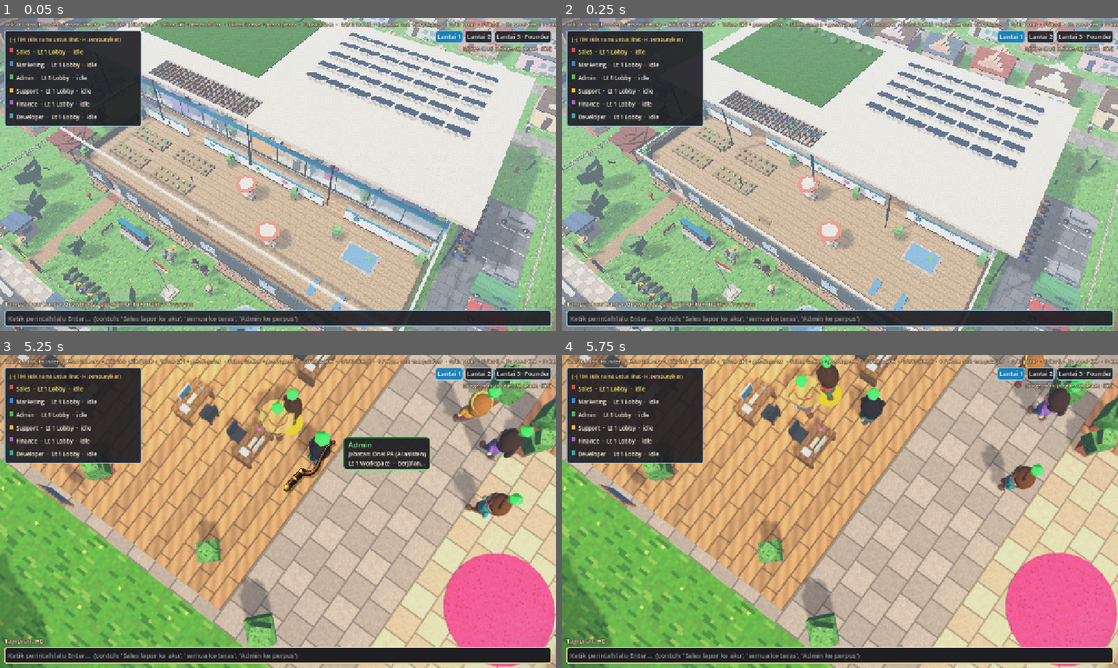
Above: before the commit, frames 1-4 (two rows, left to right).
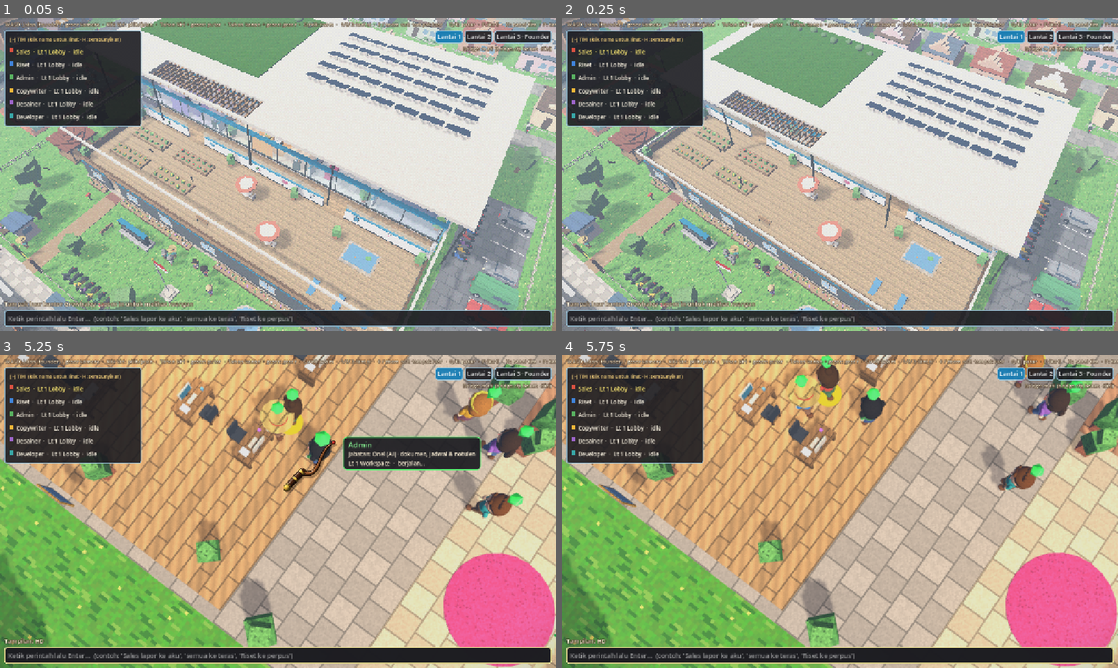
Above: after the commit, the same moments.

Repository: growhaleystudio-create/virtual-office
Game: Godot game, scene res://main.tscn
Same seed, same stepped clock (60 frames per second), same inputs: the game is played once before the commit and once after it.
Inputs (mouse positions are in pixels of both pictures, inside the frame that each line leads up to):
- Up to frame 1 (0.05 s): no input
- Up to frame 2 (0.25 s): no input
- Up to frame 3 (5.25 s): click (278, 655) at 0.52 s; type "12" at 0.6 s; click "[–] TIM (klik nama untuk liha…" at 1.25 s; click "[+] TIM (6) · H: tampilkan" at 2 s; click "Sales · Lt 1 Lobby · idle" at 2.75 s; tap Enter at 3.5, 3.6 s; move the mouse to (400, 495) at 3.52 s; hold Right 3.53-4.25 s; click (400, 495) at 3.67 s; drag from (166, 527) to (250, 574) at 4.27 s; move the mouse to (333, 442) at 5.02 s; hold Right from 5.03 s (still down); tap P at 5.1 s
- Up to frame 4 (5.75 s): keep holding Right

The runs differ from the first frame. In frame 1, 0.5% of the frame differs, in the area x 3-54%, y 14-98%; in frame 2, 0.5%; in frame 3, 1.6%, in the area x 3-87%, y 14-98%; in frame 4, 0.5%.

Commit message:
Staf disesuaikan dengan kemampuan bot: Sales (Sales Sawit), Riset/Copywriter/Desainer/Admin (Onel, pilih peran di kartu Onel), Developer NPC; Marketing/Support/Finance dihapus
Co-Authored-By: Claude Opus 5.5 <noreply@anthropic.com>

Diff:
--- a/main.gd
+++ b/main.gd
@@ -41,11 +41,12 @@
 const WANDER := ["pantry", "lounge", "meeting", "lobby", "server", "teras", "perpus", "pantry", "teras"]
 const WORK_TASKS := ["menulis laporan", "cek email", "follow up lead", "analisa data", "bekerja"]
 const AGENTS := [
-	["Sales", Color(0.86, 0.32, 0.26), Color(0.25, 0.15, 0.08), "Sales Sawit (AI)"],
-	["Marketing", Color(0.25, 0.52, 0.86), Color(0.55, 0.30, 0.12), "Marketing Specialist"],
-	["Admin", Color(0.35, 0.70, 0.38), Color(0.12, 0.10, 0.10), "Onel PA (AI asisten)"],
-	["Support", Color(0.95, 0.72, 0.22), Color(0.70, 0.45, 0.20), "Customer Support"],
-	["Finance", Color(0.62, 0.40, 0.80), Color(0.20, 0.12, 0.08), "Staf Keuangan"],
+	# Sales = bot Sales Sawit; Riset/Admin/Copywriter/Desainer = bot Onel (satu bot, beda peran)
+	["Sales", Color(0.86, 0.32, 0.26), Color(0.25, 0.15, 0.08), "Sales Sawit (AI) · kontak & follow-up WA"],
+	["Riset", Color(0.25, 0.52, 0.86), Color(0.55, 0.30, 0.12), "Onel (AI) · riset prospek & kompetitor"],
+	["Admin", Color(0.35, 0.70, 0.38), Color(0.12, 0.10, 0.10), "Onel (AI) · dokumen, jadwal & notulen"],
+	["Copywriter", Color(0.95, 0.72, 0.22), Color(0.70, 0.45, 0.20), "Onel (AI) · naskah penawaran & caption"],
+	["Desainer", Color(0.62, 0.40, 0.80), Color(0.20, 0.12, 0.08), "Onel (AI) · proposal, slide & mockup"],
 	["Developer", Color(0.22, 0.66, 0.66), Color(0.40, 0.22, 0.10), "Software Developer"],
 ]
 const SIDE_N := {"N": Vector3(0, 0, -1), "S": Vector3(0, 0, 1), "W": Vector3(-1, 0, 0), "E": Vector3(1, 0, 0)}
@@ -2033,7 +2034,7 @@
 func _build_bridge() -> void:
 	if OS.has_feature("web"):
 		# versi web (online): karakter jalan sebagai NPC otomatis, tanpa relay AI di laptop
-		bridge_label.text = "Online · Sales & Admin = AI, lainnya NPC"
+		bridge_label.text = "Online · Sales Sawit & Onel = AI, Developer NPC"
 		return
 	bridge = Bridge.new()
 	bridge.main = self
@@ -2599,7 +2600,7 @@
 	feedback = Label.new()
 	vb.add_child(feedback)
 	cmd_input = LineEdit.new()
-	cmd_input.placeholder_text = "Ketik perintah lalu Enter...  (contoh: 'Sales lapor ke aku', 'semua ke teras', 'Admin ke perpus')"
+	cmd_input.placeholder_text = "Ketik perintah lalu Enter...  (contoh: 'Sales lapor ke aku', 'semua ke teras', 'Riset ke perpus')"
 	cmd_input.text_submitted.connect(_on_submit)
 	vb.add_child(cmd_input)
 	if OS.has_feature("web"):
